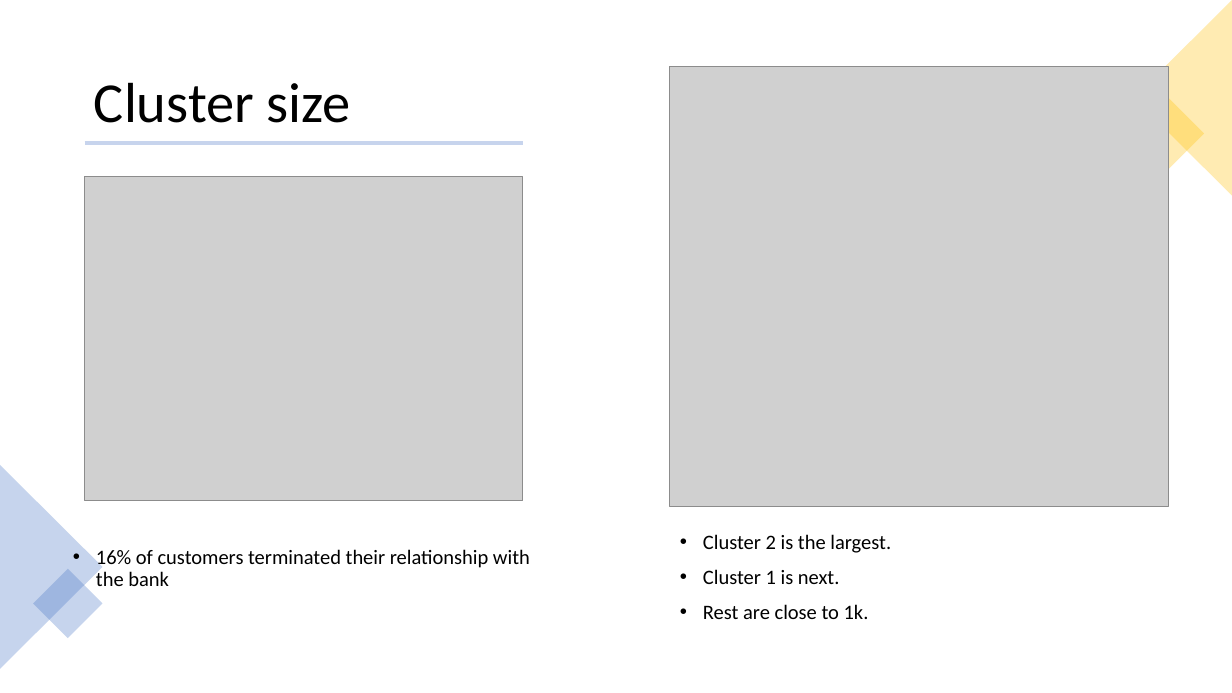
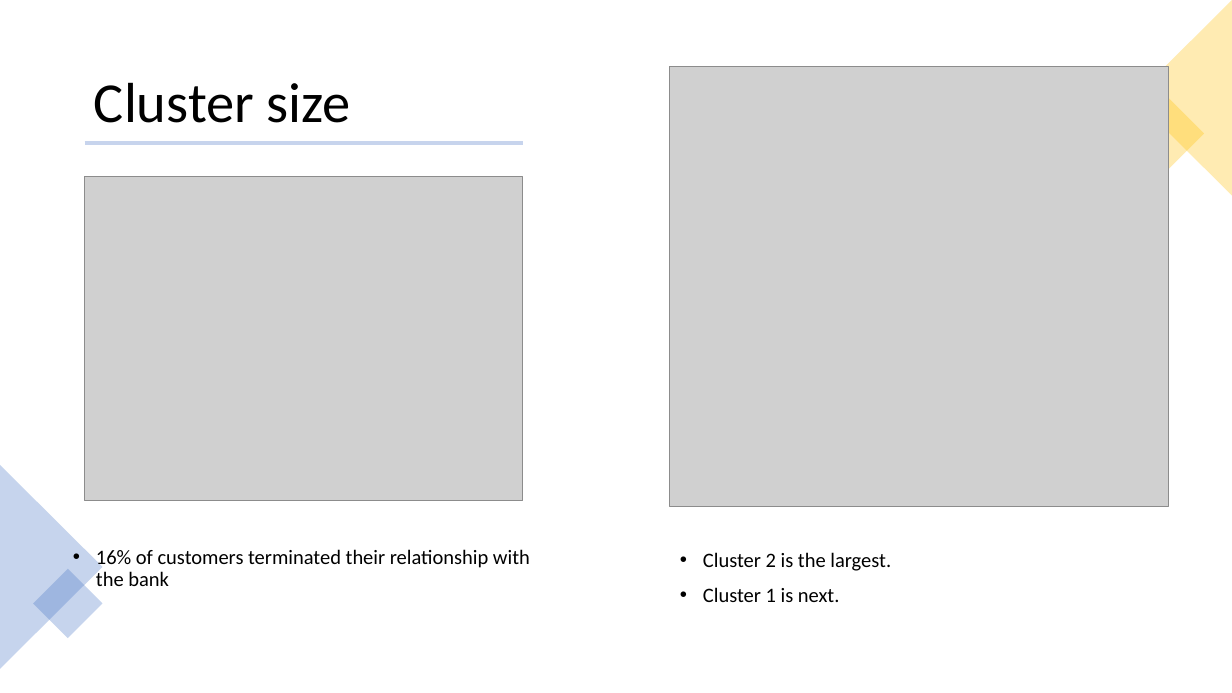
Before and after one commit to tamjid-ahsan/capstone_customer_churn, a slide deck: slide 6 of presentation.pptx. Drawn at 1232x693 pixels with LibreOffice and Linux fonts; fonts in the diff are those of the drawing; grey boxes stand for pictures. Boxes give left, top, right and bottom in pixels: in the first picture for what was removed or moved away, otherwise in the second. Text is boxed around its words. In the diff, an @@ line names an element or a change of style, - is before the commit and + after.

```diff
--- a/presentation.pptx
+++ b/presentation.pptx
@@ text at (x1=703, y1=604, x2=869, y2=619): paragraph removed @@
-• Rest are close to 1k.
```
Also in this commit, not shown: 2 other slides changed.
